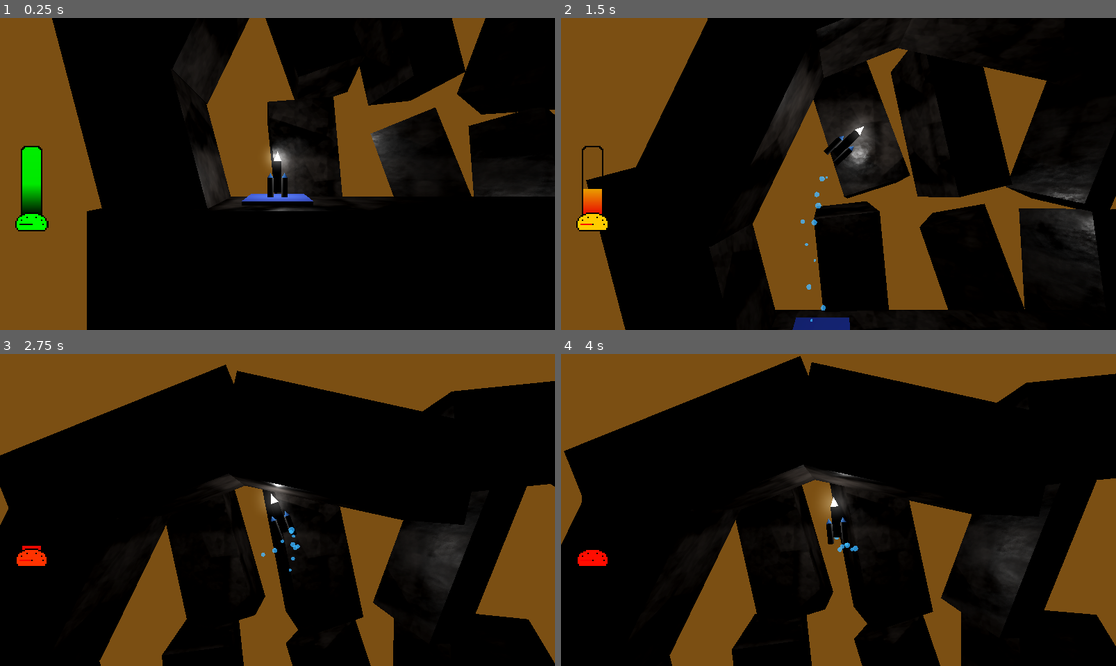
Above: before the commit, frames 1-4 (two rows, left to right).
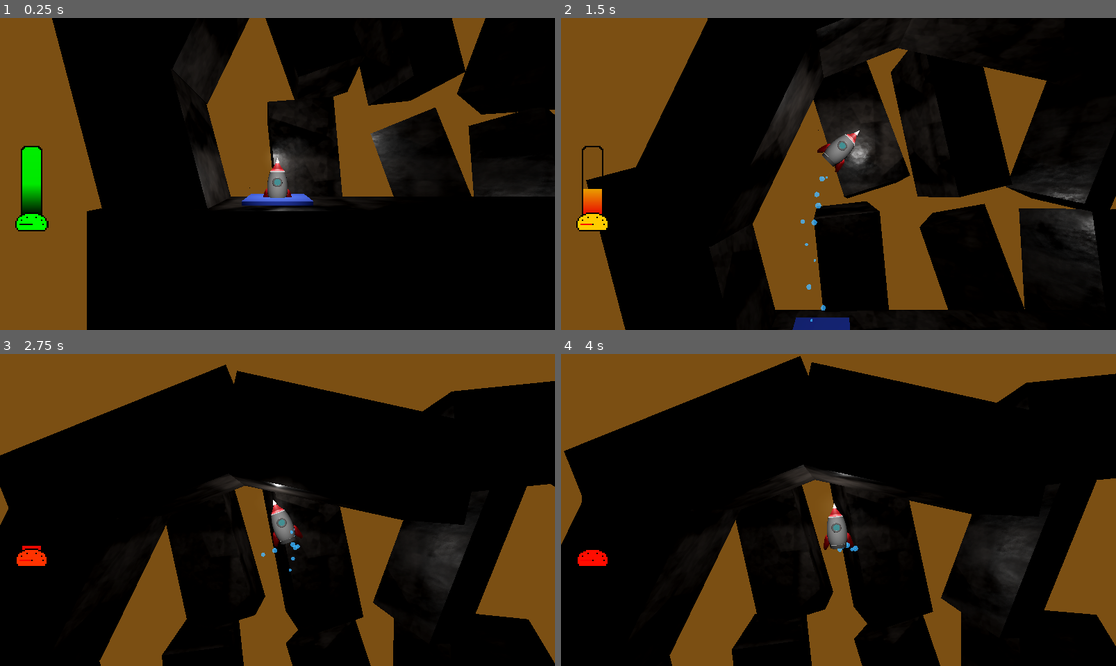
Above: after the commit, the same moments.

Repository: OutwardLightStudio/nexus
Game: Godot game, scene res://levels/level.tscn
The game is run twice, just before and just after one commit, with the same random seed, the same clock (stepped at 60 frames per second) and the same inputs. Sound files missing from this copy of the repository are replaced by a short silence.
Inputs:
- Up to frame 1 (0.25 s): no input
- Up to frame 2 (1.5 s): hold D (rotate_right) 0.53-1.28 s; tap E (boost) at 0.6, 1.35 s; hold A (rotate_left) from 1.28 s (still down)
- Up to frame 3 (2.75 s): release A (rotate_left) at 2.03 s; hold D (rotate_right) from 2.03 s (still down); tap E (boost) at 2.1 s
- Up to frame 4 (4 s): release D (rotate_right) at 2.78 s; hold Space (thrust) 2.78-3.53 s; tap E (boost) at 2.85, 3.6 s; hold A (rotate_left) from 3.53 s (still down)

The runs differ from the first frame. In frame 1, 0.7% of the frame differs, in the area x 43-57%, y 41-61%; in frame 2, 0.6%; in frame 3, 0.6%; in frame 4, 0.7%.

Commit message:
Initial rocket model

Diff:
--- a/levels/level_10.tscn
+++ b/levels/level_10.tscn
@@ -2,7 +2,7 @@
 
 [ext_resource type="Script" path="res://levels/landing_pad.gd" id="1_20xue"]
 [ext_resource type="PackedScene" uid="uid://brs3why3rugsi" path="res://scenes/player/player.tscn" id="2_qcri4"]
-[ext_resource type="PackedScene" uid="uid://it6majhd2sqd" path="res://scenes/environment_test.tscn" id="3_cvm7e"]
+[ext_resource type="PackedScene" uid="uid://it6majhd2sqd" path="res://environments/cave_2.tscn" id="3_cvm7e"]
 [ext_resource type="PackedScene" uid="uid://bexur4xjjutc" path="res://scenes/moving_hazard.tscn" id="4_hlgjm"]
 [ext_resource type="PackedScene" uid="uid://7e87dwxuo4u2" path="res://scenes/sliding_door.tscn" id="7_tpcfo"]
 [ext_resource type="PackedScene" uid="uid://bwwd8ds1by6v4" path="res://scenes/trigger_pad.tscn" id="8_8on0t"]
--- a/scenes/player/player.tscn
+++ b/scenes/player/player.tscn
@@ -16,6 +16,7 @@
 [ext_resource type="Script" path="res://scenes/player/effects_controller.gd" id="11_smcew"]
 [ext_resource type="Material" uid="uid://xrb2i7caokn4" path="res://particles/success_particles.tres" id="12_msahl"]
 [ext_resource type="Material" uid="uid://b8nvx6ca73y1r" path="res://materials/success_material.tres" id="13_x3ewv"]
+[ext_resource type="PackedScene" uid="uid://buxj68c16odaq" path="res://assets/models/rocket/scene.gltf" id="17_3kkwo"]
 
 [sub_resource type="CylinderShape3D" id="CylinderShape3D_sg736"]
 height = 1.2
@@ -32,17 +33,6 @@
 top_radius = 0.2
 bottom_radius = 0.2
 height = 1.5
-
-[sub_resource type="StandardMaterial3D" id="StandardMaterial3D_dkb4p"]
-emission_enabled = true
-emission = Color(0.821789, 0.821789, 0.821789, 1)
-emission_energy_multiplier = 4.02
-
-[sub_resource type="CylinderMesh" id="CylinderMesh_w3dbl"]
-material = SubResource("StandardMaterial3D_dkb4p")
-top_radius = 0.0
-bottom_radius = 0.2
-height = 0.5
 
 [sub_resource type="CylinderMesh" id="CylinderMesh_yb2x7"]
 top_radius = 0.15
@@ -88,6 +78,17 @@
 [sub_resource type="SphereMesh" id="SphereMesh_kkyn6"]
 material = ExtResource("4_g7o3v")
 
+[sub_resource type="StandardMaterial3D" id="StandardMaterial3D_dkb4p"]
+emission_enabled = true
+emission = Color(0.821789, 0.821789, 0.821789, 1)
+emission_energy_multiplier = 4.02
+
+[sub_resource type="CylinderMesh" id="CylinderMesh_w3dbl"]
+material = SubResource("StandardMaterial3D_dkb4p")
+top_radius = 0.0
+bottom_radius = 0.2
+height = 0.5
+
 [node name="Player" type="RigidBody3D" groups=["player"]]
 axis_lock_linear_z = true
 axis_lock_angular_x = true
@@ -127,15 +128,12 @@
 
 [node name="BodyMesh" type="MeshInstance3D" parent="."]
 transform = Transform3D(1, 0, 0, 0, 1, 0, 0, 0, 1, 0, -0.2, 0)
+visible = false
 mesh = SubResource("CylinderMesh_60h71")
-
-[node name="CockpitMesh" type="MeshInstance3D" parent="BodyMesh"]
-transform = Transform3D(1, 0, 0, 0, 1, 0, 0, 0, 1, 0, 1, 0)
-mesh = SubResource("CylinderMesh_w3dbl")
-skeleton = NodePath("../..")
 
 [node name="BoosterMesh" type="MeshInstance3D" parent="."]
 transform = Transform3D(1, 0, 0, 0, 1, 0, 0, 0, 1, -0.349935, -0.748604, 0)
+visible = false
 mesh = SubResource("CylinderMesh_yb2x7")
 
 [node name="MeshInstance3D" type="MeshInstance3D" parent="BoosterMesh"]
@@ -144,6 +142,7 @@
 
 [node name="BoosterMesh2" type="MeshInstance3D" parent="."]
 transform = Transform3D(1, 0, 0, 0, 1, 0, 0, 0, 1, 0.352285, -0.748604, 0)
+visible = false
 mesh = SubResource("CylinderMesh_yb2x7")
 
 [node name="MeshInstance3D" type="MeshInstance3D" parent="BoosterMesh2"]
@@ -216,4 +215,17 @@
 omni_range = 77.0
 omni_shadow_mode = 0
 
+[node name="MeshInstance3D" type="MeshInstance3D" parent="."]
+
+[node name="Rocket Model" parent="." instance=ExtResource("17_3kkwo")]
+transform = Transform3D(-0.5, 0, -4.37114e-08, 0, 0.5, 0, 4.37114e-08, 0, -0.5, 0, -1.48031, 0)
+
+[node name="CockpitMesh" type="MeshInstance3D" parent="Rocket Model"]
+transform = Transform3D(1, 0, 0, 0, 1.115, 0, 0, 0, 0.604, -1.94486e-09, 4.17213, 0.0222466)
+mesh = SubResource("CylinderMesh_w3dbl")
+skeleton = NodePath("../..")
+
+[node name="SpotLight3D" type="SpotLight3D" parent="."]
+transform = Transform3D(1, 0, 0, 0, 1, 0, 0, 0, 1, 0, 0, 3.73207)
+
 [connection signal="body_entered" from="." to="." method="_on_body_entered"]
Not shown, added: assets/models/rocket/license.txt
Binary file added: assets/models/rocket/scene.bin
Not shown, added: assets/models/rocket/scene.gltf
Not shown, added: assets/models/rocket/scene.gltf.import
Not shown: 1 places in scenes/player/player.tscn that only renumber resources
